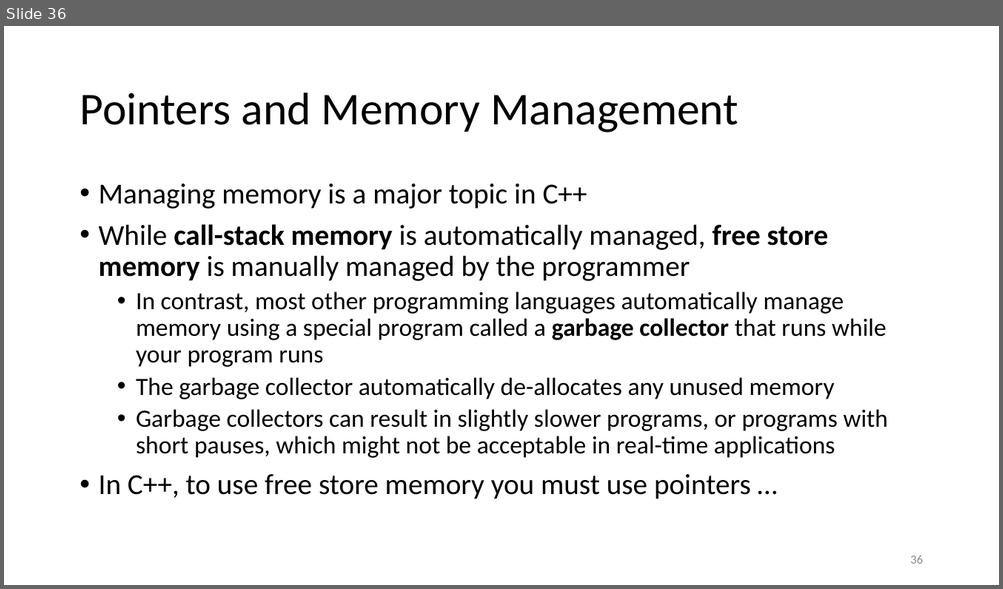
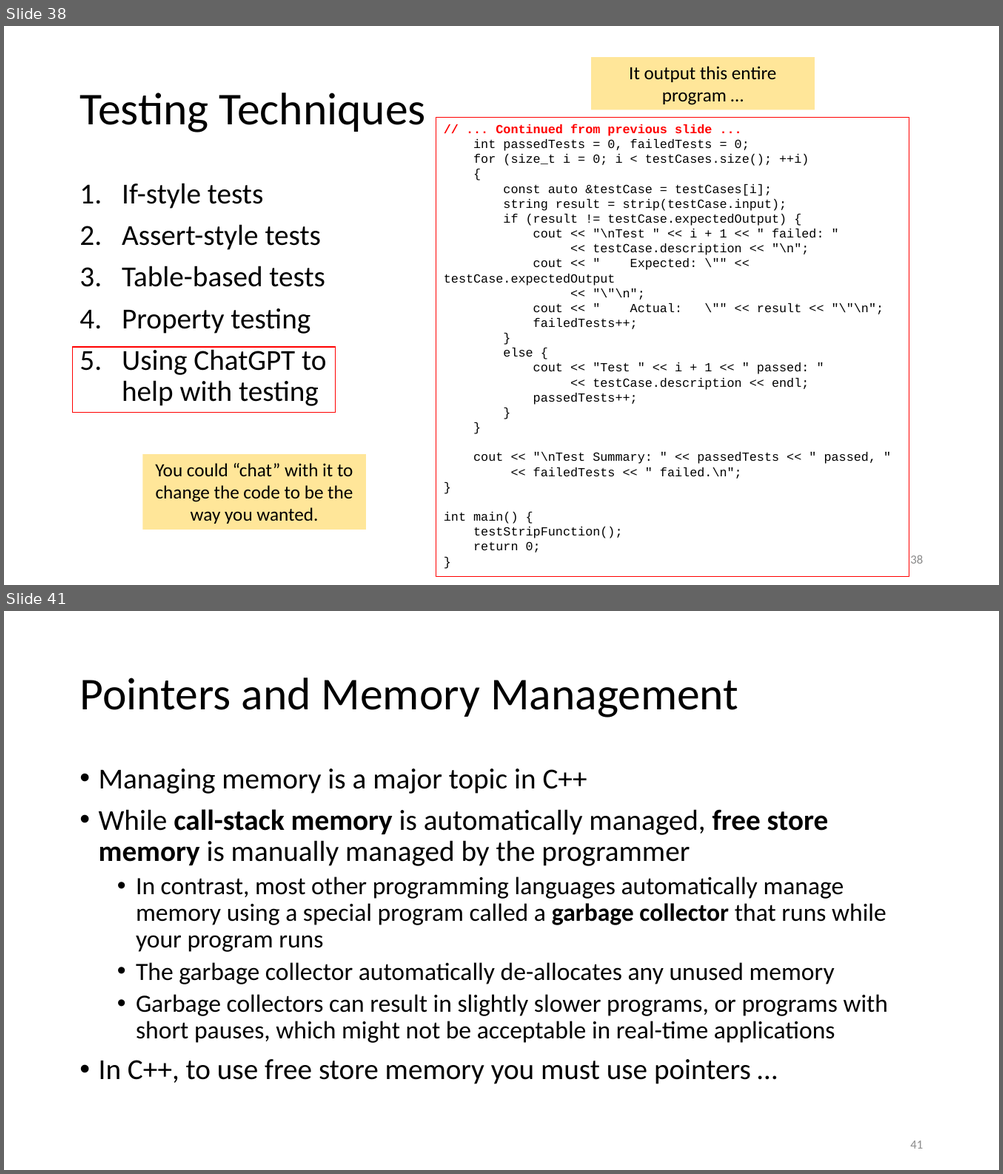
Before and after one commit to tjd1234/cmpt135spring2024, a slide deck: sample_code/week2/week2_cmpt135.pptx. Shown one above the other, each under a label of ours: slide 36 before the commit, slides 38 and 41 after it; the slides between them are not shown. The pictures are 1003x589 and 1003x1174 pixels, drawn with LibreOffice and Linux fonts; fonts in the diff are those of the drawing. Boxes give left, top, right and bottom in pixels: in the first picture for what was removed or moved away, otherwise in the second. Text is boxed around its words. In the diff, an @@ line names an element or a change of style, - is before the commit and + after.

```diff
--- a/sample_code/week2/week2_cmpt135.pptx
+++ b/sample_code/week2/week2_cmpt135.pptx
@@ slide 38 added at (4, 26, 999, 585), background #FFFFFF @@
@@ rectangle added at (591, 57, 814, 110), fill #FFE699, 18 pt, text #000000 @@
+It output this entire program …
@@ title added at (79, 93, 426, 133), 44 pt, text #000000 @@
+Testing Techniques
@@ rectangle added at (436, 118, 908, 577), outline #FF0000 0.75 pt, 12 pt, text #000000 @@
+// ... Continued from previous slide ...
+int passedTests = 0, failedTests = 0;
+for (size_t i = 0; i < testCases.size(); ++i)
+{
+const auto &testCase = testCases[i];
+string result = strip(testCase.input);
+if (result != testCase.expectedOutput) {
+cout << "\nTest " << i + 1 << " failed: "
+<< testCase.description << "\n";
+cout << " Expected: \"" << testCase.expectedOutput
+<< "\"\n";
+cout << " Actual: \"" << result << "\"\n";
+failedTests++;
+}
+else {
+cout << "Test " << i + 1 << " passed: "
+<< testCase.description << endl;
+passedTests++;
+}
+}
+cout << "\nTest Summary: " << passedTests << " passed, "
+<< failedTests << " failed.\n";
+}
+int main() {
+testStripFunction();
+return 0;
+}
@@ text added at (122, 183, 326, 406), 28 pt, text #000000 @@
+1. If-style tests
+2. Assert-style tests
+3. Table-based tests
+4. Property testing
+5. Using ChatGPT to
+   help with testing
@@ rectangle added at (73, 348, 336, 413), outline #FF0000 1 pt @@
@@ rectangle added at (143, 454, 366, 530), fill #FFE699, 18 pt, text #000000 @@
+You could “chat” with it to change the code to be the way you wanted.
@@ page number added at (910, 555, 922, 564), 12 pt, text #8C8C8C @@
+38
@@ what was slide 36 is now slide 41 @@
@@ page number at (910, 1141, 922, 1149): text changed @@
-36
+41
```
Also in this commit, not shown: 1 slide changed, 4 other slides added.
